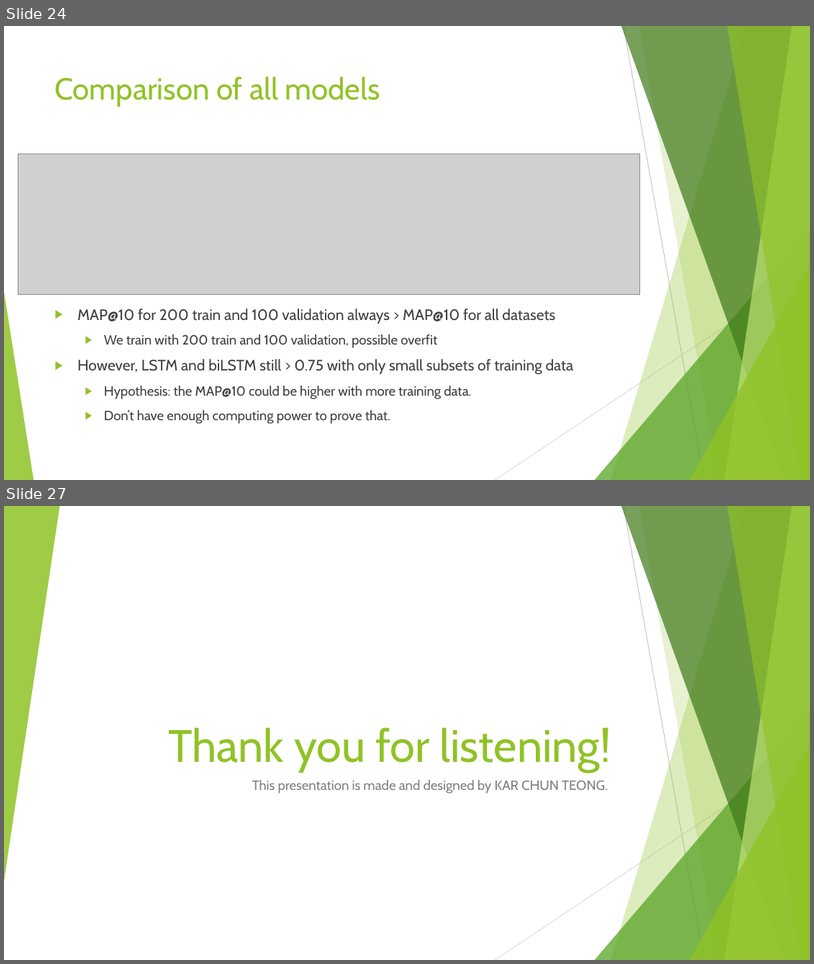
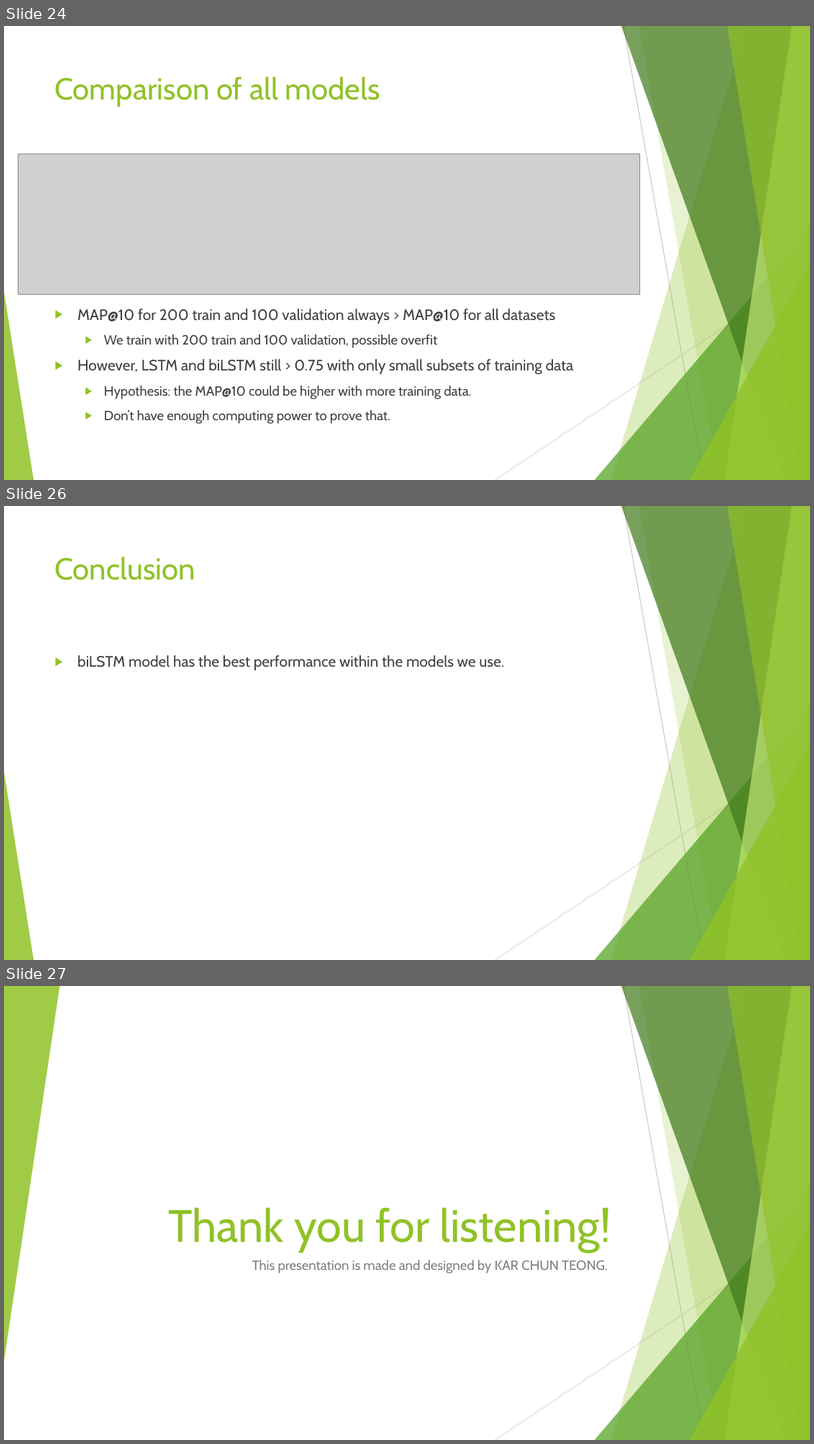
Before and after one commit to VongolaTeong/Multi-label-Classification-on-YouTube-8M, a slide deck: 518030990014.pptx. Shown one above the other, each under a label of ours: slides 24 and 27 before the commit, slides 24, 26 and 27 after it; the slides between them are not shown. The pictures are 814x964 and 814x1444 pixels, drawn with LibreOffice and Linux fonts; fonts in the diff are those of the drawing; grey boxes stand for pictures. Boxes give left, top, right and bottom in pixels: in the first picture for what was removed or moved away, otherwise in the second. Text is boxed around its words. In the diff, an @@ line names an element or a change of style, - is before the commit and + after.

```diff
--- a/518030990014.pptx
+++ b/518030990014.pptx
@@ slide 26 added at <box>4,506,810,960</box>, background #FFFFFF; not listed: 10 template elements that a slide beside it also shows @@
@@ title added at <box>55,556,196,580</box>, 36 pt, text #90C226 @@
+Conclusion
@@ text added at <box>77,655,504,670</box>, 18 pt, text #404040 @@
+▶ biLSTM model has the best performance within the models we use.
```
Also in this commit, not shown: 5 slides changed, 1 slide removed, 5 other files.
